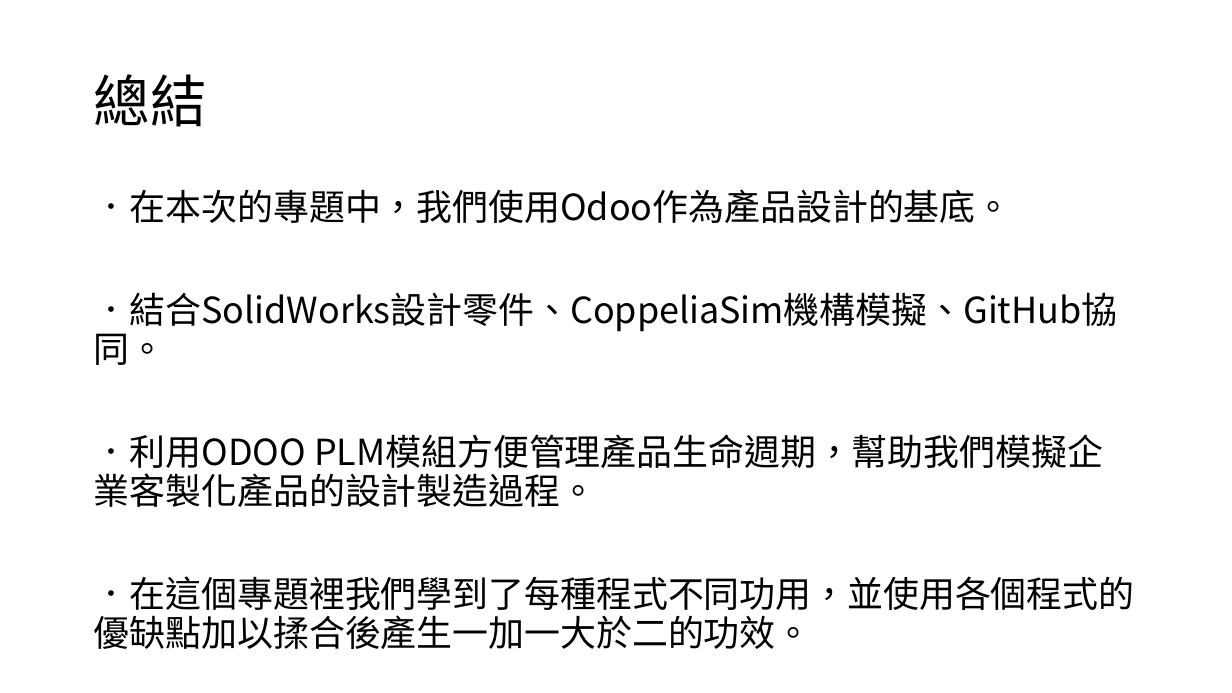
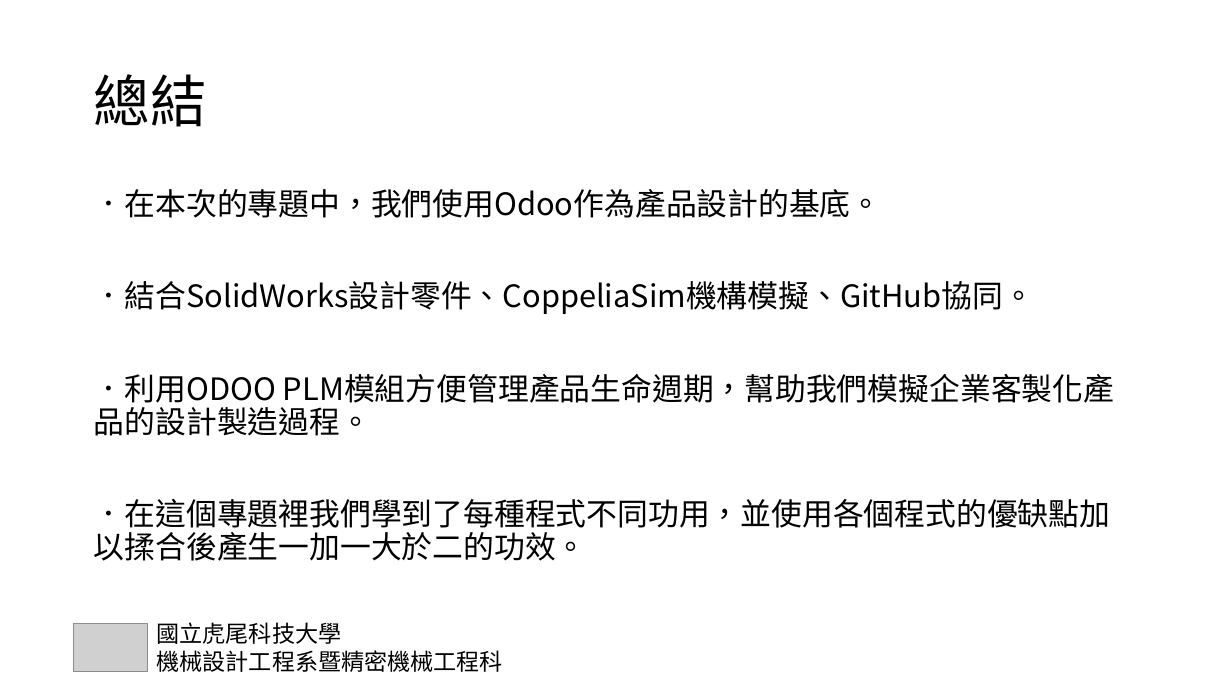
Before and after one commit to snowfall-killer/pj4101, a slide deck: slide 20 of PPT/專題報告PPT.pptx. Drawn at 1232x693 pixels with LibreOffice and Linux fonts; fonts in the diff are those of the drawing; grey boxes stand for pictures. Boxes give left, top, right and bottom in pixels: in the first picture for what was removed or moved away, otherwise in the second. Text is boxed around its words. In the diff, an @@ line names an element or a change of style, - is before the commit and + after.

```diff
--- a/PPT/專題報告PPT.pptx
+++ b/PPT/專題報告PPT.pptx
@@ text "．在本次的專題中，我們使用Odoo作為產品設計的基底。" at bbox=[94, 189, 1114, 561]: size 28 to 24 pt @@
@@ picture added at bbox=[74, 624, 148, 672] @@
@@ text added at bbox=[157, 622, 503, 672], 18 pt, text #000000 @@
+國立虎尾科技大學
+機械設計工程系暨精密機械工程科
```
Also in this commit, not shown: 19 other slides changed.
